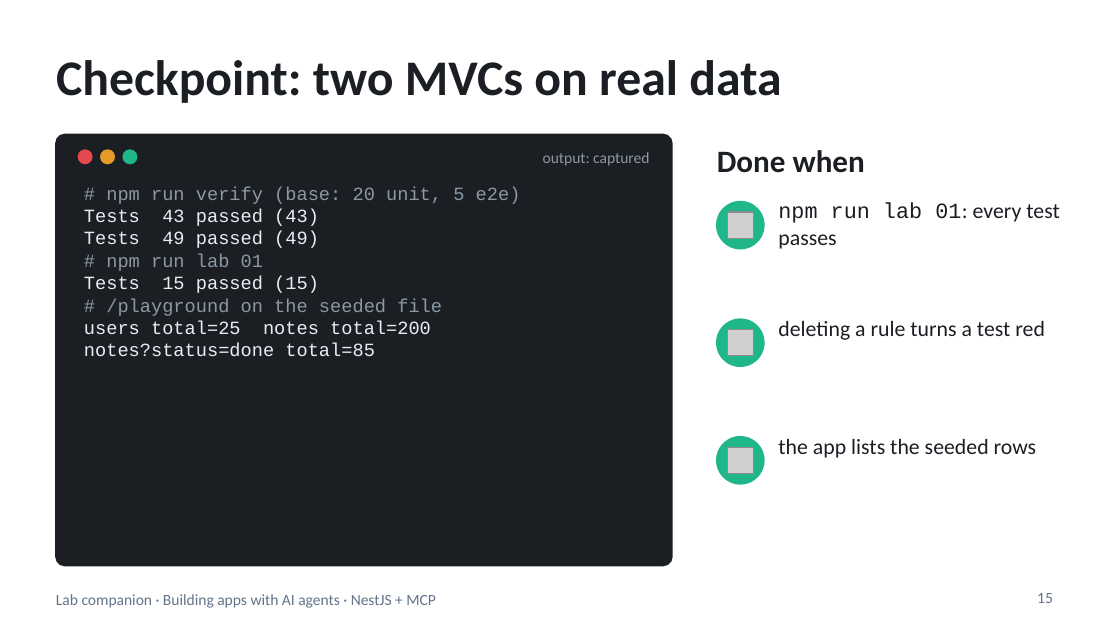
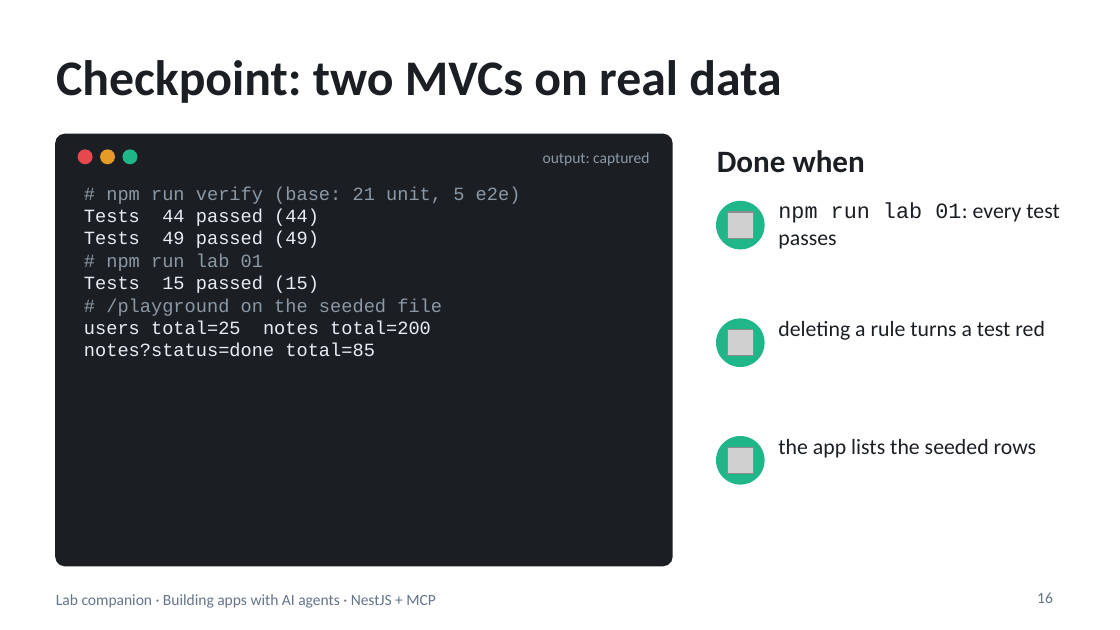
Before and after one commit to blazaga/ai-training-modules, a slide deck: slide 16 of docs/ai-agent-training/slides/lab-companion.pptx (slide 15 before the commit). Drawn at 1120x630 pixels with LibreOffice and Linux fonts; fonts in the diff are those of the drawing; grey boxes stand for pictures. Boxes give left, top, right and bottom in pixels: in the first picture for what was removed or moved away, otherwise in the second. Text is boxed around its words. In the diff, an @@ line names an element or a change of style, - is before the commit and + after.

```diff
--- a/docs/ai-agent-training/slides/lab-companion.pptx
+++ b/docs/ai-agent-training/slides/lab-companion.pptx
@@ text at [84,187,521,226]: text changed @@
-# npm run verify (base: 20 unit, 5 e2e)
-Tests 43 passed (43)
+# npm run verify (base: 21 unit, 5 e2e)
+Tests 44 passed (44)
@@ page number at [1037,592,1053,603]: text changed @@
-15
+16
```
Also in this commit, not shown: 2 other slides changed, 1 slide added, 8 other files.
